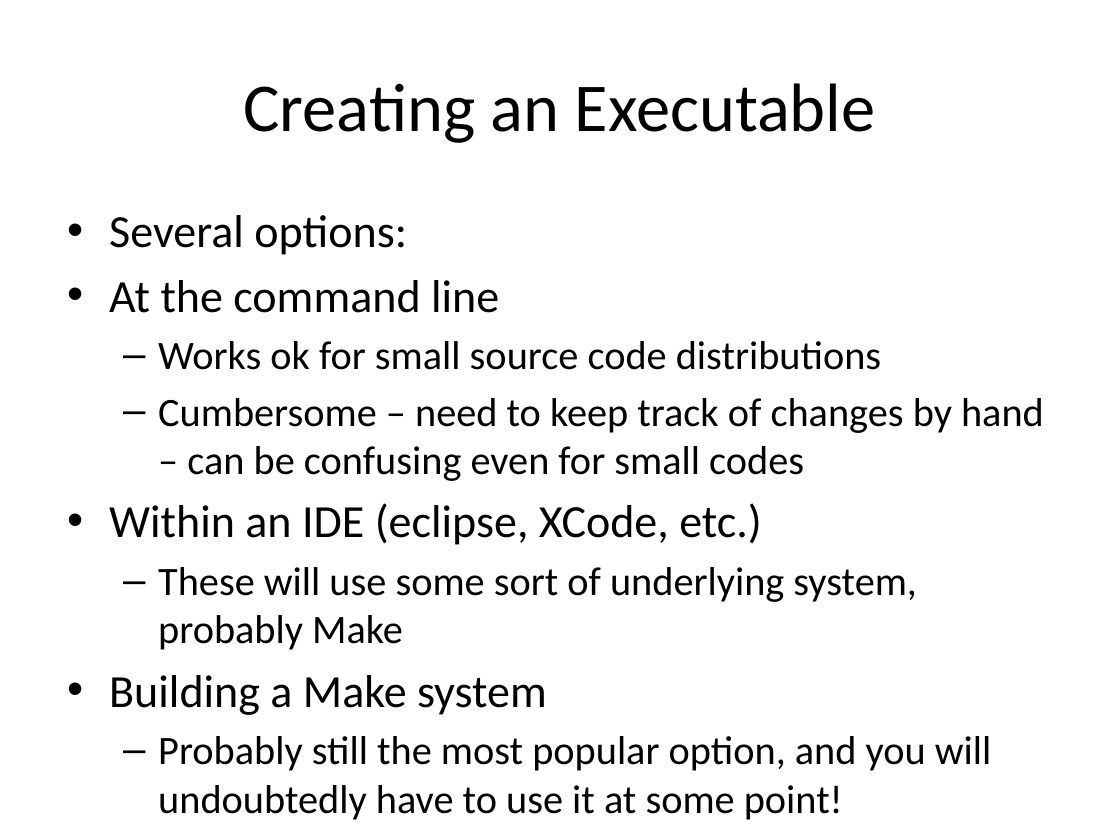
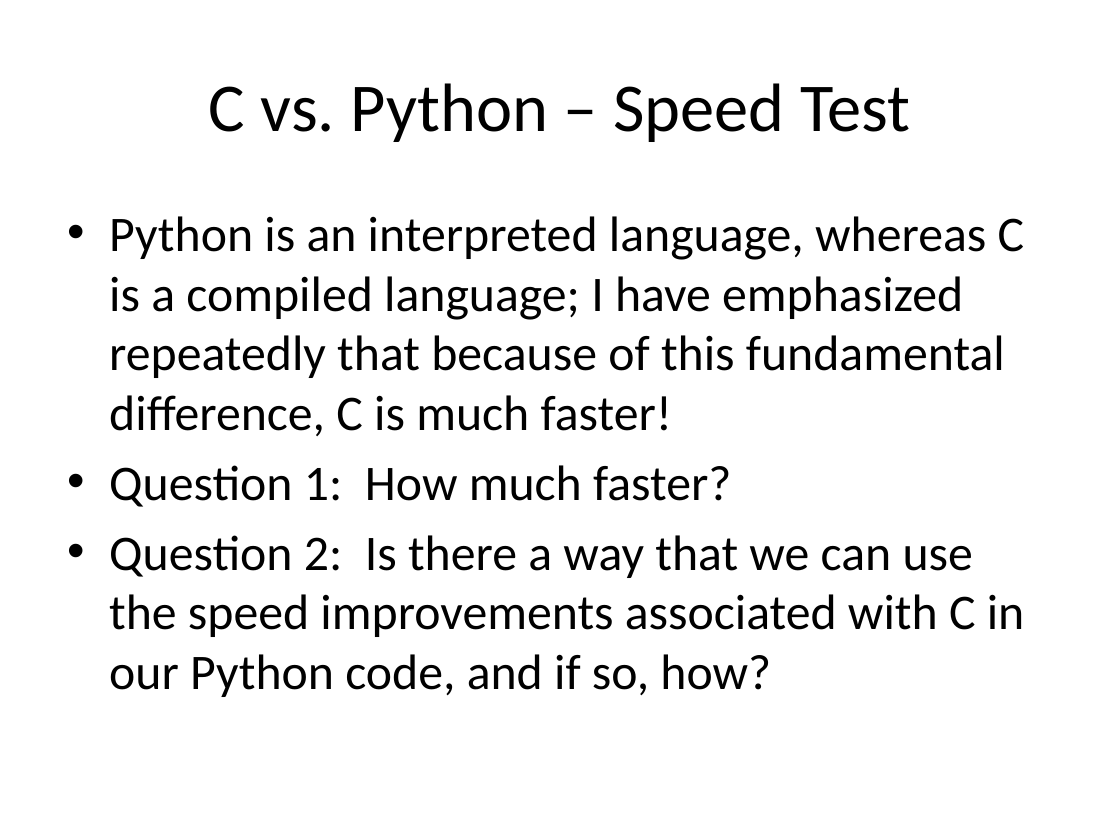
Before and after one commit to brash99/Cpsc256, a slide deck: slide 2 of CvsPython/SpeedTest.pptx. Drawn at 1120x840 pixels with LibreOffice and Linux fonts; fonts in the diff are those of the drawing. Boxes give left, top, right and bottom in pixels: in the first picture for what was removed or moved away, otherwise in the second. Text is boxed around its words. In the diff, an @@ line names an element or a change of style, - is before the commit and + after.

```diff
--- a/CvsPython/SpeedTest.pptx
+++ b/CvsPython/SpeedTest.pptx
@@ title at [208, 83, 910, 142]: text changed @@
-Creating an Executable
+C vs. Python – Speed Test
@@ text at [109, 216, 1025, 697]: text changed; size 25.9 to 32 pt @@
-• Several options:
-• At the command line
-  – Works ok for small source code distributions
-  – Cumbersome – need to keep track of changes by hand – can be confusing even for small codes
-• Within an IDE (eclipse, XCode, etc.)
-  – These will use some sort of underlying system, probably Make
-• Building a Make system
-  – Probably still the most popular option, and you will undoubtedly have to use it at some point!
+• Python is an interpreted language, whereas C is a compiled language; I have emphasized repeatedly that because of this fundamental difference, C is much faster!
+• Question 1: How much faster?
+• Question 2: Is there a way that we can use the speed improvements associated with C in our Python code, and if so, how?
```
Also in this commit, not shown: 2 other slides changed, 11 slides added, 18 slides removed, 1 other file.
